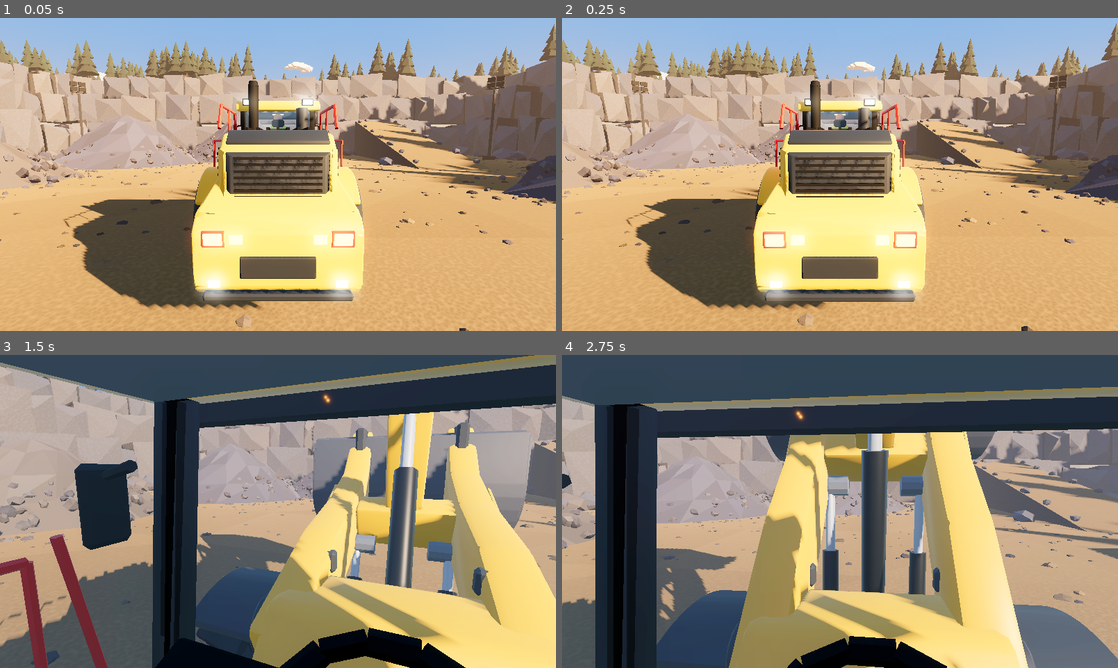
Above: before the commit, frames 1-4 (two rows, left to right).
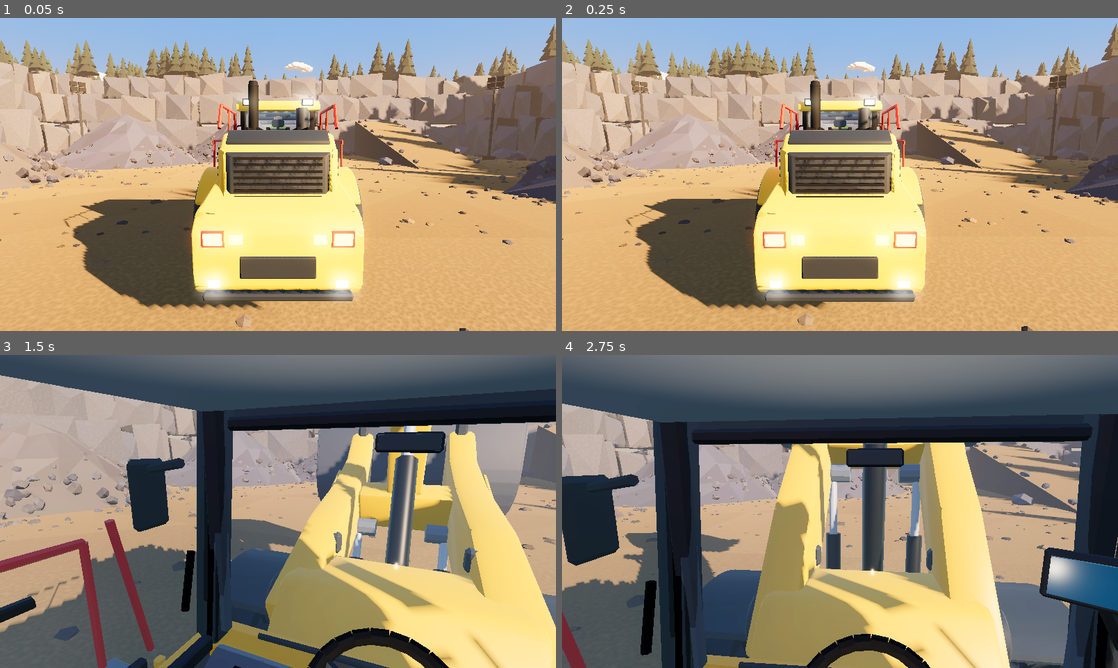
Above: after the commit, the same moments.

Repository: zooper/dirt-work
Game: Godot game, scene res://scenes/levels/quarry.tscn
The game is run twice, just before and just after one commit, with the same random seed, the same clock (stepped at 60 frames per second) and the same inputs.
Inputs (mouse positions are in pixels of both pictures, inside the frame that each line leads up to):
- Up to frame 1 (0.05 s): no input
- Up to frame 2 (0.25 s): no input
- Up to frame 3 (1.5 s): tap Enter at 0.5 s; move the mouse to (305, 511) at 0.52 s; hold C (camera_switch) 0.53-1.28 s; hold J (lift_up) from 0.53 s (still down); move the mouse to (250, 511) at 1.27 s; tap Page Up (camera_zoom_in) at 1.35 s
- Up to frame 4 (2.75 s): keep holding J (lift_up); move the mouse to (851, 505) at 2.02 s; hold Page Down (camera_zoom_out) from 2.03 s (still down)

The runs differ from the first frame. In frame 1, less than 0.1% of the frame differs, in the area x 44-56%, y 30-35%; in frame 2, less than 0.1%; in frame 3, 52%; in frame 4, 63%, in the area x 0-100%, y 0-100%.

Commit message:
feat(cab): rebuilt operator station (steering pod + gauges, proper wheel, joystick console, pillar display, hollow lower cab), operator split out and shadow-only in cab view, eye at operator head, interior fill light; cab_dash review shot

Diff:
--- a/scenes/vehicles/wheel_loader.tscn
+++ b/scenes/vehicles/wheel_loader.tscn
@@ -10,6 +10,7 @@
 [ext_resource type="PackedScene" path="res://assets/models/wheel_loader/bucket.glb" id="13"]
 [ext_resource type="PackedScene" path="res://assets/models/wheel_loader/wheel.glb" id="14"]
 [ext_resource type="Script" path="res://scripts/vehicles/bucket_spill.gd" id="6"]
+[ext_resource type="PackedScene" path="res://assets/models/wheel_loader/operator.glb" id="15"]
 
 [sub_resource type="StandardMaterial3D" id="glass"]
 albedo_color = Color(0.45, 0.62, 0.75, 0.35)
@@ -151,6 +152,8 @@
 
 [node name="Model" parent="Chassis/RearPivot" instance=ExtResource("11")]
 
+[node name="Operator" parent="Chassis/RearPivot" instance=ExtResource("15")]
+
 [node name="WheelRL" type="Node3D" parent="Chassis/RearPivot"]
 transform = Transform3D(1.000000, 0.000000, 0.000000, 0.000000, 1.000000, 0.000000, 0.000000, 0.000000, 1.000000, -1.380000, 1.150000, 1.750000)
 
@@ -167,6 +170,13 @@
 [node name="Beacon" type="Node3D" parent="Chassis/RearPivot/Cab"]
 transform = Transform3D(1.000000, 0.000000, 0.000000, 0.000000, 1.000000, 0.000000, 0.000000, 0.000000, 1.000000, -0.650000, 4.460000, 0.500000)
 script = ExtResource("5")
+
+[node name="CabFill" type="OmniLight3D" parent="Chassis/RearPivot/Cab"]
+transform = Transform3D(1.000000, 0.000000, 0.000000, 0.000000, 1.000000, 0.000000, 0.000000, 0.000000, 1.000000, 0.000000, 3.350000, 0.050000)
+light_color = Color(1, 0.93, 0.84, 1)
+light_energy = 0.6
+omni_range = 1.05
+shadow_enabled = false
 
 [node name="ModelLeft" type="Label3D" parent="Chassis/RearPivot"]
 transform = Transform3D(0.000000, 0.000000, -1.000000, 0.000000, 1.000000, 0.000000, 1.000000, 0.000000, 0.000000, -1.075000, 3.000000, 2.950000)
--- a/scripts/core/follow_camera.gd
+++ b/scripts/core/follow_camera.gd
@@ -12,7 +12,8 @@
 
 @export var target_path: NodePath
 @export var cab_path: NodePath = ^"../WheelLoader/Chassis/RearPivot/Cab"
-@export var cab_eye := Vector3(0.0, 3.85, 0.0)  ## just in front of the operator's head
+@export var cab_eye := Vector3(0.0, 3.92, 0.27)  ## operator's eye point (cab-local)
+@export var operator_path: NodePath = ^"../WheelLoader/Chassis/RearPivot/Operator"  ## shadow-only in cab view
 @export var distance := 11.0
 @export var min_distance := 6.0
 @export var max_distance := 24.0
@@ -24,7 +25,7 @@
 @export var mouse_sensitivity := 0.18     ## degrees per pixel
 @export var zoom_step := 1.5
 @export var capture_mouse := true
-@export var cab_default_pitch := -0.14   ## radians; looks slightly down at dash + bucket
+@export var cab_default_pitch := -0.2   ## radians; looks slightly down at dash + bucket
 
 var mode := Mode.CHASE
 var orbit_yaw := 0.0     ## radians relative to behind-the-vehicle (chase)
@@ -35,6 +36,8 @@
 @onready var _target: Node3D = get_node_or_null(target_path)
 @onready var _cab: Node3D = get_node_or_null(cab_path)
 @onready var _camera: Camera3D = $Camera3D
+@onready var _operator: Node3D = get_node_or_null(operator_path)
+var _operator_hidden := false
 
 
 func _ready() -> void:
@@ -84,6 +87,7 @@
 		var speed := deg_to_rad(look_speed_deg) * delta
 		_look(-stick.x * speed, stick.y * speed)
 	_camera.near = 0.03 if mode == Mode.CAB else 0.05
+	_set_operator_hidden(mode == Mode.CAB)
 	if mode == Mode.CAB and _cab:
 		var eye := _cab.global_transform * cab_eye
 		global_position = eye
@@ -101,3 +105,13 @@
 	var back := Vector3(sin(yaw), 0.0, cos(yaw))   # +Z is behind a -Z-forward vehicle
 	var h := height + distance * sin(orbit_pitch)
 	return _target.global_position + back * distance * cos(orbit_pitch) + Vector3.UP * maxf(h, 1.0)
+
+
+## In cab view the camera sits in the operator's head: keep his shadow, hide his body.
+func _set_operator_hidden(hidden: bool) -> void:
+	if _operator == null or hidden == _operator_hidden:
+		return
+	_operator_hidden = hidden
+	var setting := GeometryInstance3D.SHADOW_CASTING_SETTING_SHADOWS_ONLY if hidden else GeometryInstance3D.SHADOW_CASTING_SETTING_ON
+	for mi in _operator.find_children("*", "GeometryInstance3D", true, false):
+		(mi as GeometryInstance3D).cast_shadow = setting
--- a/tools/capture_shots.gd
+++ b/tools/capture_shots.gd
@@ -78,6 +78,10 @@
 	for i in 20:
 		await process_frame
 	_save(out + "/cab.jpg")
+	follow.head_pitch = -0.6   # looking down at the controls
+	for i in 10:
+		await process_frame
+	_save(out + "/cab_dash.jpg")
 	quit()
 
 
Binary file added: assets/models/wheel_loader/operator.glb
Not shown, added: assets/models/wheel_loader/operator.glb.import
Binary file changed: assets/models/wheel_loader/rear.glb
Not shown, added: docs/reviews/2026-11-11-pass8-showcase/bucket_low.jpg.import
Not shown, added: docs/reviews/2026-11-11-pass8-showcase/cab.jpg.import
Not shown, added: docs/reviews/2026-11-11-pass8-showcase/cab_detail.jpg.import
Not shown, added: docs/reviews/2026-11-11-pass8-showcase/front.jpg.import
Not shown, added: docs/reviews/2026-11-11-pass8-showcase/front34.jpg.import
Not shown, added: docs/reviews/2026-11-11-pass8-showcase/hero.jpg.import
Not shown, added: docs/reviews/2026-11-11-pass8-showcase/overview.jpg.import
Not shown, added: docs/reviews/2026-11-11-pass8-showcase/play.jpg.import
Not shown, added: docs/reviews/2026-11-11-pass8-showcase/rear.jpg.import
(and 15 more such lines)
